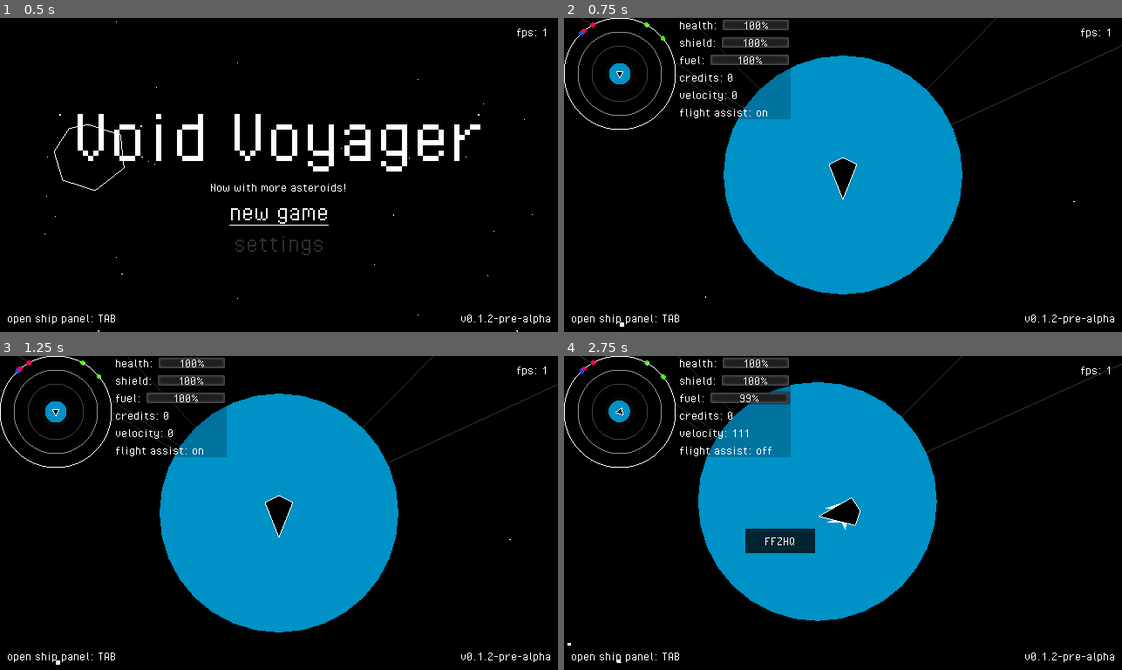
Above: before the commit, frames 1-4 (two rows, left to right).
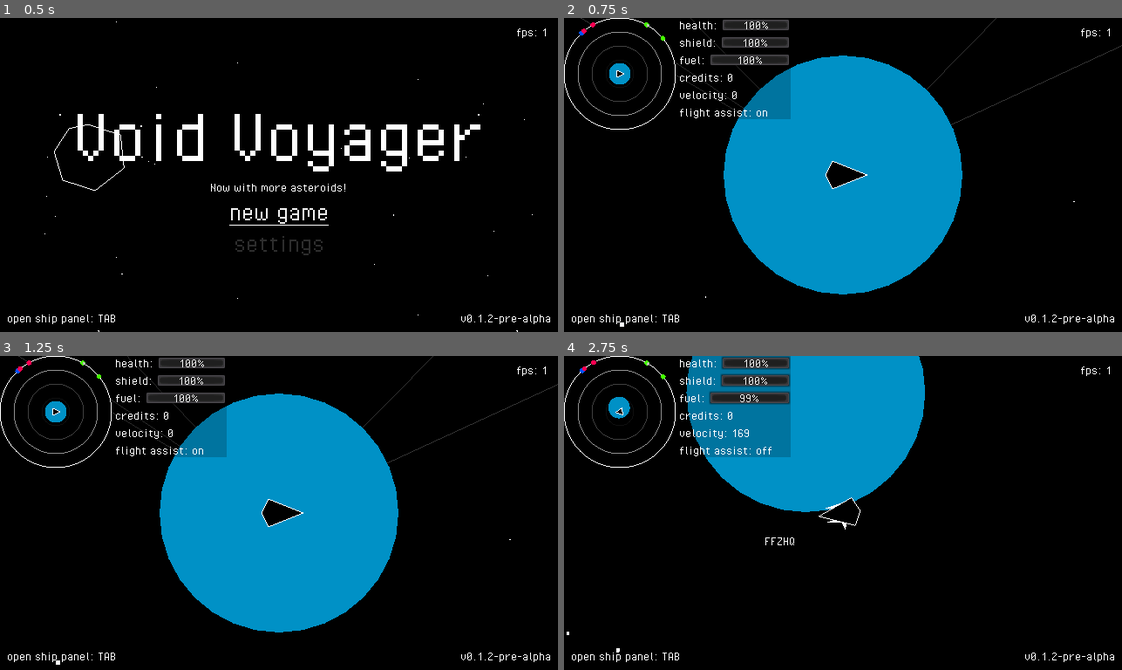
Above: after the commit, the same moments.

Repository: fossqueen/void-voyager-old
Game: Godot game, scene res://main.tscn
Same seed, same stepped clock (60 frames per second), same inputs: the game is played once before the commit and once after it.
Inputs (mouse positions are in pixels of both pictures, inside the frame that each line leads up to):
- Up to frame 1 (0.5 s): no input
- Up to frame 2 (0.75 s): click "new game" at 0.5 s
- Up to frame 3 (1.25 s): no input
- Up to frame 4 (2.75 s): tap Enter at 1.25 s; move the mouse to (843, 513) at 1.27 s; hold D (thrust_right) 1.28-2.03 s; click (843, 513) at 1.35 s; move the mouse to (731, 528) at 2.02 s; hold S (thrust_backward) from 2.03 s (still down); tap Space (flight_assist) at 2.1 s

Frame 1 is identical in both runs. In frame 2, 0.3% of the frame differs, in the area x 9-55%, y 16-58%; in frame 3, 0.3%; in frame 4, 20%, in the area x 0-100%, y 0-98%.

Commit message:
Built more controller support

Diff:
--- a/player/player.gd
+++ b/player/player.gd
@@ -7,6 +7,7 @@
 var camera: Node
 
 var reset_state: bool = false
+var mouse_motion: bool = false
 var flight_assist: bool = true
 
 const FUEL_EFFICIENCY: float = 0.0015
@@ -45,9 +46,8 @@
 		$UI/Radar.get_objects()
 
 	if event.is_action("primary_fire"):
-		var p = event.is_pressed()
-		print(p)
-		$MiningLaser.is_casting = p
+		var fire = event.is_pressed()
+		$MiningLaser.is_casting = fire
 
 	if Input.is_action_just_pressed("secondary_fire"):
 		pass
@@ -60,6 +60,11 @@
 
 	if Input.is_action_just_pressed("ui_home"):
 		Global.save.player.inventory.add_item("poopball", 1)
+
+	if event is InputEventMouseMotion:
+		mouse_motion = true
+	else:
+		mouse_motion = false
 
 
 func movement() -> void:
@@ -88,7 +93,12 @@
 
 
 func look() -> void:
-	look_at(get_global_mouse_position())
+	var look_dir: Vector2 = Vector2(Input.get_axis("look_left", "look_right"), Input.get_axis("look_up", "look_down"))
+	if look_dir != Vector2.ZERO:
+		if look_dir.length() >= 0.75:
+			rotation = lerp_angle(rotation, look_dir.angle(), 0.5)
+	if mouse_motion:
+		look_at(get_global_mouse_position())
 
 
 func toggle_flight_assist() -> void:
--- a/player/player.tscn
+++ b/player/player.tscn
@@ -124,6 +124,7 @@
 contacts_reported = 4
 contact_monitor = true
 can_sleep = false
+angular_damp = 1.0
 script = ExtResource( 1 )
 points = PoolVector2Array( -20, 0, -12, -16, 28, 0, -12, 16, -20, 0 )
 
--- a/project.godot
+++ b/project.godot
@@ -94,18 +94,21 @@
 flight_assist={
 "deadzone": 0.5,
 "events": [ Object(InputEventKey,"resource_local_to_scene":false,"resource_name":"","device":0,"alt":false,"shift":false,"control":false,"meta":false,"command":false,"pressed":false,"scancode":32,"physical_scancode":0,"unicode":0,"echo":false,"script":null)
+, Object(InputEventJoypadButton,"resource_local_to_scene":false,"resource_name":"","device":0,"button_index":3,"pressure":0.0,"pressed":false,"script":null)
  ]
 }
 zoom_in={
 "deadzone": 0.5,
 "events": [ Object(InputEventKey,"resource_local_to_scene":false,"resource_name":"","device":0,"alt":false,"shift":false,"control":false,"meta":false,"command":false,"pressed":false,"scancode":61,"physical_scancode":0,"unicode":0,"echo":false,"script":null)
 , Object(InputEventMouseButton,"resource_local_to_scene":false,"resource_name":"","device":0,"alt":false,"shift":false, …(202 unchanged characters)…
+, Object(InputEventJoypadButton,"resource_local_to_scene":false,"resource_name":"","device":0,"button_index":15,"pressure":0.0,"pressed":false,"script":null)
  ]
 }
 zoom_out={
 "deadzone": 0.5,
 "events": [ Object(InputEventKey,"resource_local_to_scene":false,"resource_name":"","device":0,"alt":false,"shift":false,"control":false,"meta":false,"command":false,"pressed":false,"scancode":45,"physical_scancode":0,"unicode":0,"echo":false,"script":null)
 , Object(InputEventMouseButton,"resource_local_to_scene":false,"resource_name":"","device":0,"alt":false,"shift":false, …(202 unchanged characters)…
+, Object(InputEventJoypadButton,"resource_local_to_scene":false,"resource_name":"","device":0,"button_index":14,"pressure":0.0,"pressed":false,"script":null)
  ]
 }
 drag={
@@ -131,11 +134,13 @@
 primary_fire={
 "deadzone": 0.5,
 "events": [ Object(InputEventMouseButton,"resource_local_to_scene":false,"resource_name":"","device":0,"alt":false,"shi …(212 unchanged characters)…
+, Object(InputEventJoypadButton,"resource_local_to_scene":false,"resource_name":"","device":0,"button_index":5,"pressure":0.0,"pressed":false,"script":null)
  ]
 }
 secondary_fire={
 "deadzone": 0.5,
 "events": [ Object(InputEventMouseButton,"resource_local_to_scene":false,"resource_name":"","device":0,"alt":false,"shi …(212 unchanged characters)…
+, Object(InputEventJoypadButton,"resource_local_to_scene":false,"resource_name":"","device":0,"button_index":4,"pressure":0.0,"pressed":false,"script":null)
  ]
 }
 ship_panel={
@@ -146,21 +151,45 @@
 thrust_forward={
 "deadzone": 0.5,
 "events": [ Object(InputEventKey,"resource_local_to_scene":false,"resource_name":"","device":0,"alt":false,"shift":false,"control":false,"meta":false,"command":false,"pressed":false,"scancode":87,"physical_scancode":0,"unicode":0,"echo":false,"script":null)
+, Object(InputEventJoypadMotion,"resource_local_to_scene":false,"resource_name":"","device":0,"axis":1,"axis_value":-1.0,"script":null)
  ]
 }
 thrust_backward={
 "deadzone": 0.5,
 "events": [ Object(InputEventKey,"resource_local_to_scene":false,"resource_name":"","device":0,"alt":false,"shift":false,"control":false,"meta":false,"command":false,"pressed":false,"scancode":83,"physical_scancode":0,"unicode":0,"echo":false,"script":null)
+, Object(InputEventJoypadMotion,"resource_local_to_scene":false,"resource_name":"","device":0,"axis":1,"axis_value":1.0,"script":null)
  ]
 }
 thrust_left={
 "deadzone": 0.5,
 "events": [ Object(InputEventKey,"resource_local_to_scene":false,"resource_name":"","device":0,"alt":false,"shift":false,"control":false,"meta":false,"command":false,"pressed":false,"scancode":65,"physical_scancode":0,"unicode":0,"echo":false,"script":null)
+, Object(InputEventJoypadMotion,"resource_local_to_scene":false,"resource_name":"","device":0,"axis":0,"axis_value":-1.0,"script":null)
  ]
 }
 thrust_right={
 "deadzone": 0.5,
 "events": [ Object(InputEventKey,"resource_local_to_scene":false,"resource_name":"","device":0,"alt":false,"shift":false,"control":false,"meta":false,"command":false,"pressed":false,"scancode":68,"physical_scancode":0,"unicode":0,"echo":false,"script":null)
+, Object(InputEventJoypadMotion,"resource_local_to_scene":false,"resource_name":"","device":0,"axis":0,"axis_value":1.0,"script":null)
+ ]
+}
+look_up={
+"deadzone": 0.1,
+"events": [ Object(InputEventJoypadMotion,"resource_local_to_scene":false,"resource_name":"","device":0,"axis":3,"axis_value":-1.0,"script":null)
+ ]
+}
+look_down={
+"deadzone": 0.1,
+"events": [ Object(InputEventJoypadMotion,"resource_local_to_scene":false,"resource_name":"","device":0,"axis":3,"axis_value":1.0,"script":null)
+ ]
+}
+look_left={
+"deadzone": 0.1,
+"events": [ Object(InputEventJoypadMotion,"resource_local_to_scene":false,"resource_name":"","device":0,"axis":2,"axis_value":-1.0,"script":null)
+ ]
+}
+look_right={
+"deadzone": 0.1,
+"events": [ Object(InputEventJoypadMotion,"resource_local_to_scene":false,"resource_name":"","device":0,"axis":2,"axis_value":1.0,"script":null)
  ]
 }
 
--- a/ships/modules/mining-laser.gd
+++ b/ships/modules/mining-laser.gd
@@ -42,6 +42,8 @@
 		appear()
 	else:
 		$CollisionParticles.emitting = false
+		$BeamParticles.emitting = false
+		$CastingParticles.emitting = false
 		disappear()
 
 	set_physics_process(is_casting)
